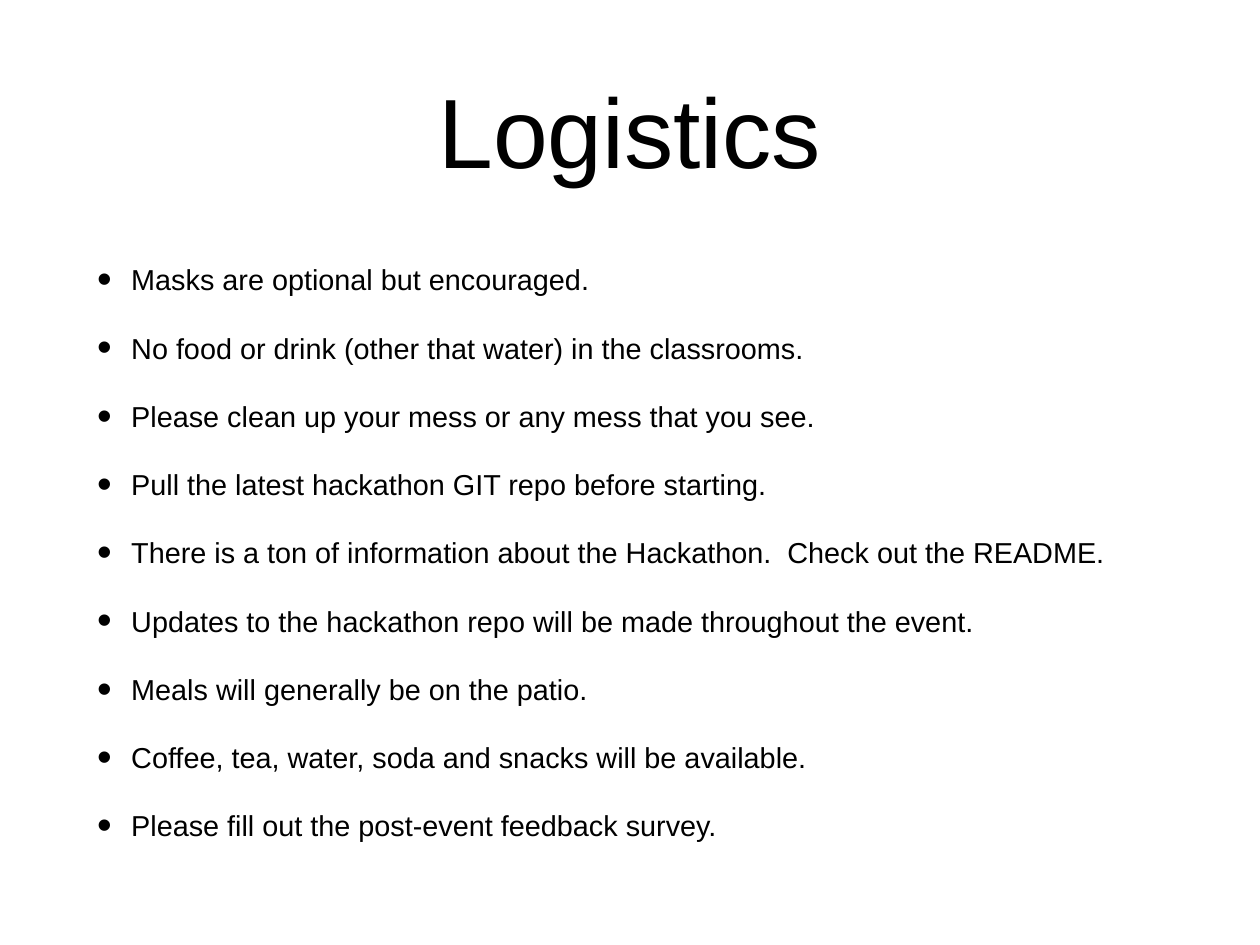
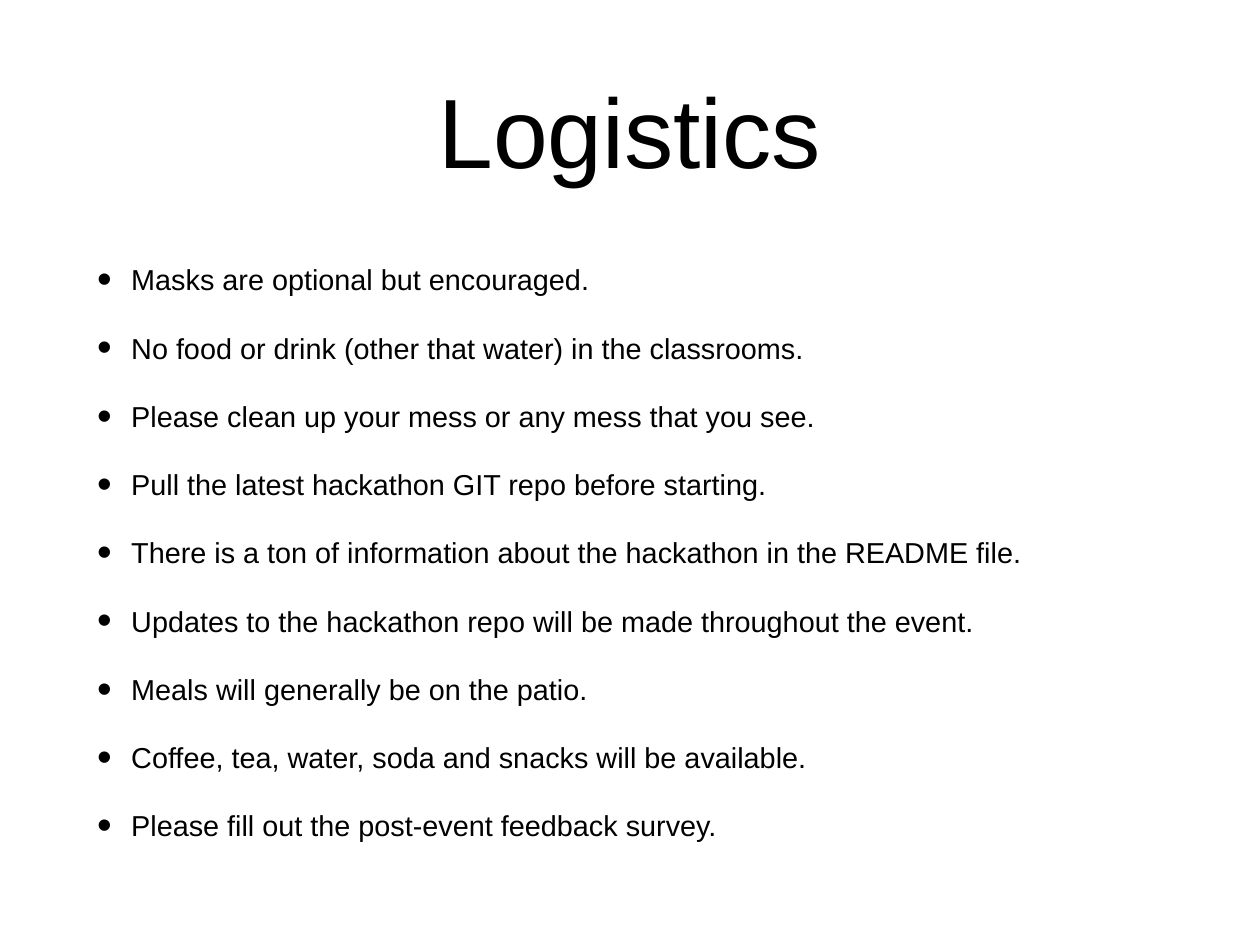
Before and after one commit to socalrug/hackathon-2022-04, a slide deck: slide 10 of admin/intro_slides/hackathon_intro_slides.pptx. Drawn at 1260x945 pixels with LibreOffice and Linux fonts; fonts in the diff are those of the drawing. Boxes give left, top, right and bottom in pixels: in the first picture for what was removed or moved away, otherwise in the second. Text is boxed around its words. In the diff, an @@ line names an element or a change of style, - is before the commit and + after.

```diff
--- a/admin/intro_slides/hackathon_intro_slides.pptx
+++ b/admin/intro_slides/hackathon_intro_slides.pptx
@@ text at (x1=131, y1=542, x2=1021, y2=564): text changed @@
-• There is a ton of information about the Hackathon. Check out the README.
+• There is a ton of information about the hackathon in the README file.
```
Also in this commit, not shown: 3 other slides changed, 2 slides added, 3 other files.
